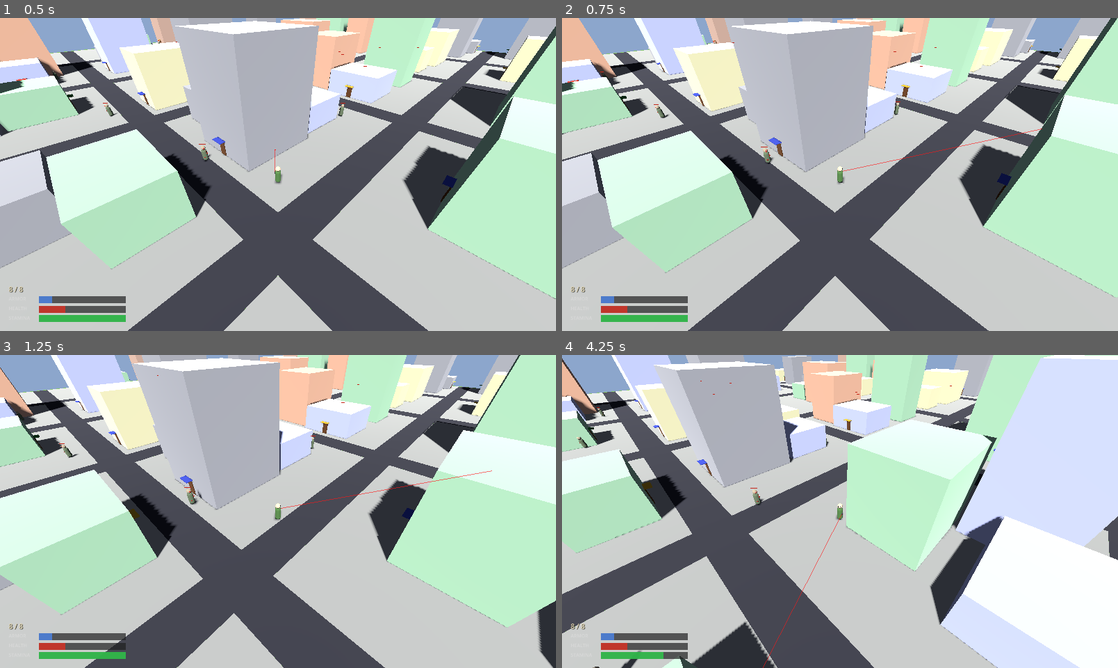
Above: before the commit, frames 1-4 (two rows, left to right).
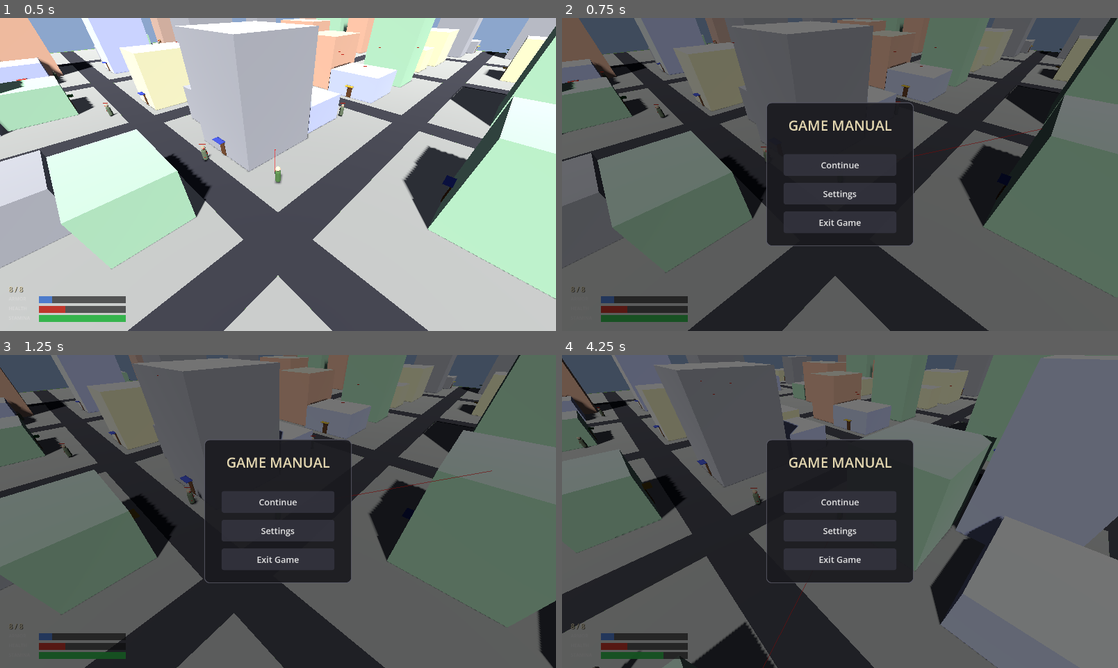
Above: after the commit, the same moments.

Repository: shaoqian2001/vibe-zombie
Game: Godot game, scene res://scenes/Main.tscn
Two runs of this game, one before a commit and one after it. Both use one fixed random seed, a clock stepped at 60 frames per second and the inputs below.
Inputs (mouse positions are in pixels of both pictures, inside the frame that each line leads up to):
- Up to frame 1 (0.5 s): no input
- Up to frame 2 (0.75 s): move the mouse to (962, 158) at 0.52 s; press the mouse at (962, 158) at 0.53 s; hold D (move_right) from 0.53 s (still down)
- Up to frame 3 (1.25 s): keep holding D (move_right)
- Up to frame 4 (4.25 s): release D (move_right) at 1.25 s; release the mouse at (962, 495) at 1.25 s; click (840, 502) at 1.25 s, where only the run after the commit has a clickable "Continue"; move the mouse to (728, 527) at 2.02 s; hold S (move_backward) 2.03-2.78 s; tap F (interact) at 2.1 s; move the mouse to (895, 442) at 2.77 s; hold D (move_right) 2.78-3.53 s; hold Shift (sprint) 2.78-3.53 s; move the mouse to (812, 574) at 3.52 s; hold W (move_forward) from 3.53 s (still down); click (812, 574) at 3.6 s

Frame 1 is identical in both runs. In frame 2, 99% of the frame differs, in the area x 0-100%, y 0-100%; in frame 3, 99%; in frame 4, 100%.

Commit message:
Fix left-click shoot blocked by HUD consuming mouse events
Root cause: The HUD container (Control with PRESET_FULL_RECT) and all
its children (ColorRect bars, Labels) had the default mouse_filter of
MOUSE_FILTER_STOP, which consumed all mouse click events before they
could reach the player's _input handler.

Fix: Set mouse_filter = MOUSE_FILTER_IGNORE on every HUD control node
and the prompt label in main.gd so mouse events pass through to the
game world.

Also reverted the shoot input action in project.godot back to the
standard Godot format (button_mask:1, pressed:true).

https://claude.ai/code/session_016qm4EvvEUs7PowHK6sgWGV

Diff:
--- a/project.godot
+++ b/project.godot
@@ -47,7 +47,7 @@
 }
 game_manual={
 "deadzone": 0.5,
-"events": [Object(InputEventMouseButton,"resource_local_to_s …(115 unchanged characters)… alse,"meta_pressed":false,"button_mask":0,"position":Vector2(0, 0),"global_position":Vector2(0, 0),"factor":1.0,"button_index":1,"canceled":false,"pressed":false,"double_click":false,"script":null)]
+"events": [Object(InputEventMouseButton,"resource_local_to_s …(115 unchanged characters)… alse,"meta_pressed":false,"button_mask":1,"position":Vector2(0, 0),"global_position":Vector2(0, 0),"factor":1.0,"button_index":1,"canceled":false,"pressed":true,"double_click":false,"script":null)]
 }
 inventory={
 "deadzone": 0.5,
--- a/scripts/hud.gd
+++ b/scripts/hud.gd
@@ -60,6 +60,7 @@
 	_container = Control.new()
 	_container.name = "HUDContainer"
 	_container.set_anchors_preset(Control.PRESET_FULL_RECT)
+	_container.mouse_filter = Control.MOUSE_FILTER_IGNORE
 	add_child(_container)
 
 	var viewport_h := 720.0  # match project viewport height
@@ -85,6 +86,7 @@
 	_ammo_label.add_theme_color_override("font_shadow_color", Color(0, 0, 0, 0.7))
 	_ammo_label.add_theme_constant_override("shadow_offset_x", 1)
 	_ammo_label.add_theme_constant_override("shadow_offset_y", 1)
+	_ammo_label.mouse_filter = Control.MOUSE_FILTER_IGNORE
 	_container.add_child(_ammo_label)
 
 	var fills := []
@@ -99,6 +101,7 @@
 		label.size = Vector2(LABEL_WIDTH, BAR_HEIGHT)
 		label.add_theme_font_size_override("font_size", 11)
 		label.add_theme_color_override("font_color", Color(0.85, 0.85, 0.85, 0.95))
+		label.mouse_filter = Control.MOUSE_FILTER_IGNORE
 		_container.add_child(label)
 
 		# Background bar
@@ -106,6 +109,7 @@
 		bg.color = BG_COLOR
 		bg.position = Vector2(MARGIN_LEFT + LABEL_WIDTH, y_pos)
 		bg.size = Vector2(BAR_WIDTH, BAR_HEIGHT)
+		bg.mouse_filter = Control.MOUSE_FILTER_IGNORE
 		_container.add_child(bg)
 
 		# Fill bar
@@ -113,6 +117,7 @@
 		fill.color = data["color"]
 		fill.position = Vector2(MARGIN_LEFT + LABEL_WIDTH, y_pos)
 		fill.size = Vector2(BAR_WIDTH, BAR_HEIGHT)
+		fill.mouse_filter = Control.MOUSE_FILTER_IGNORE
 		_container.add_child(fill)
 
 		fills.append(fill)
--- a/scripts/main.gd
+++ b/scripts/main.gd
@@ -222,6 +222,7 @@
 	_prompt_label.offset_right = 0
 	_prompt_label.offset_bottom = 0
 	_prompt_label.visible = false
+	_prompt_label.mouse_filter = Control.MOUSE_FILTER_IGNORE
 	canvas.add_child(_prompt_label)
 
 func _update_prompt() -> void:
